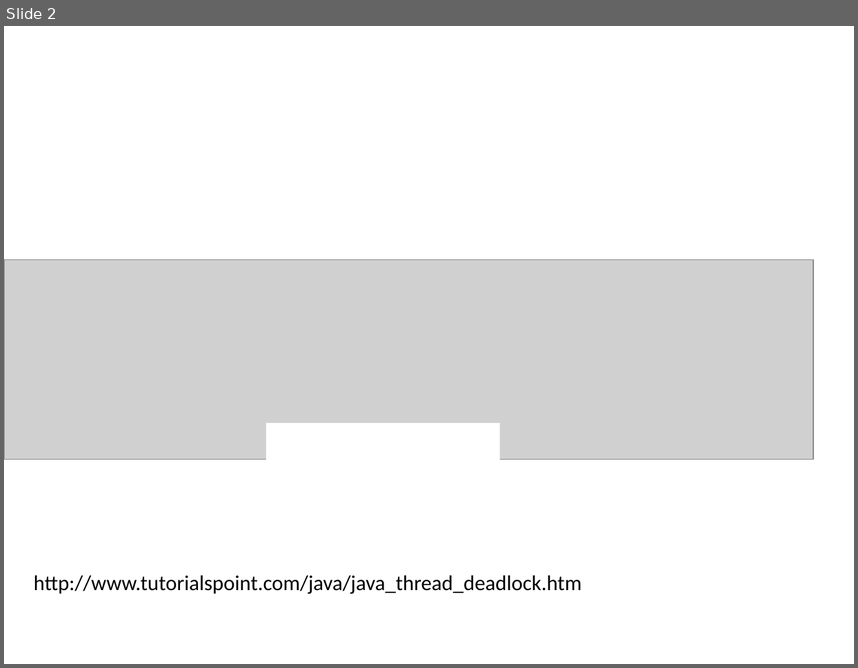
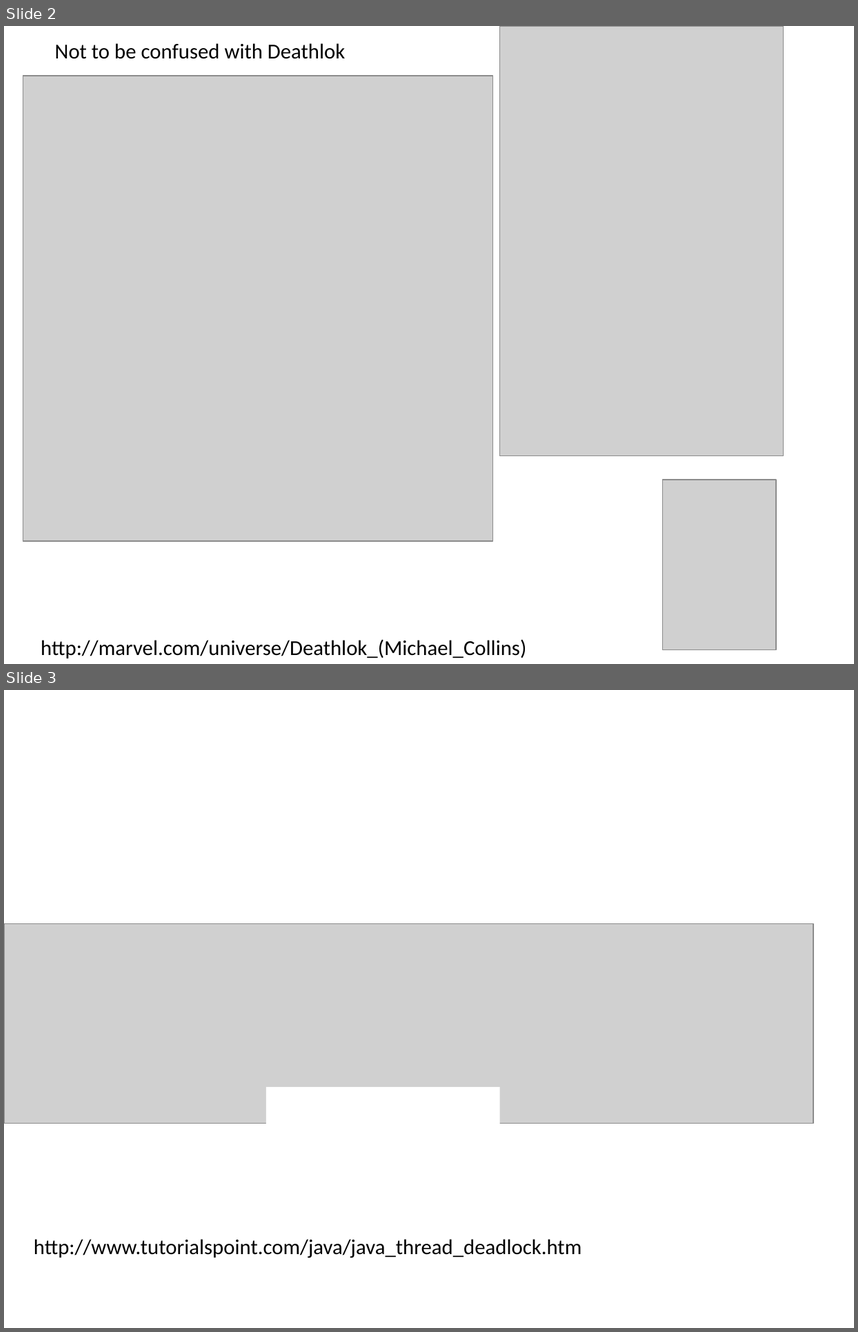
Before and after one commit to afodor/afodor.github.io, a slide deck: classes/prog2015/Lecture19.pptx. Shown one above the other, each under a label of ours: slide 2 before the commit, slides 2 and 3 after it. The pictures are 858x668 and 858x1332 pixels, drawn with LibreOffice and Linux fonts; fonts in the diff are those of the drawing; grey boxes stand for pictures. Boxes give left, top, right and bottom in pixels: in the first picture for what was removed or moved away, otherwise in the second. Text is boxed around its words. In the diff, an @@ line names an element or a change of style, - is before the commit and + after.

Commit message:
add deathlok...

```diff
--- a/classes/prog2015/Lecture19.pptx
+++ b/classes/prog2015/Lecture19.pptx
@@ slide 2 added at box(4, 26, 854, 664), background #FFFFFF @@
@@ text added at box(55, 43, 345, 59), 18 pt, text #000000 @@
+Not to be confused with Deathlok
@@ picture added at box(499, 26, 783, 456) @@
@@ picture added at box(23, 75, 493, 540) @@
@@ picture added at box(663, 479, 776, 649) @@
@@ text added at box(41, 639, 526, 658), 18 pt, text #000000 @@
+http://marvel.com/universe/Deathlok_(Michael_Collins)
@@ what was slide 2 is now slide 3 @@
```
